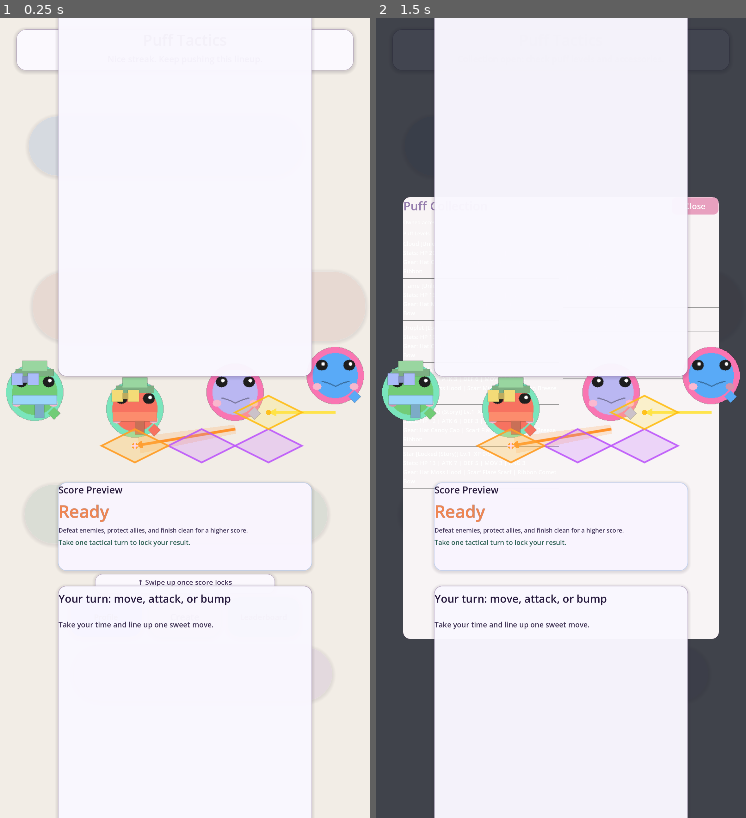
Above: before the commit, frames 1-2 (left to right).
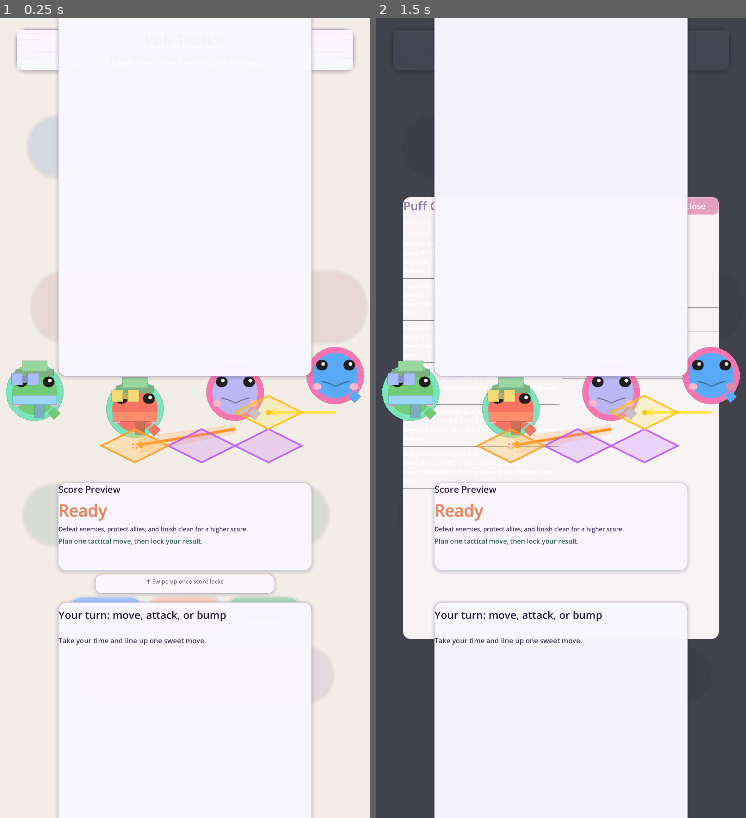
Above: after the commit, the same moments.

Repository: fivestar1103/puff-tactics
Game: Godot game, scene res://src/scenes/feed/FeedMain.tscn
Two runs of this game, one before a commit and one after it. Both use one fixed random seed, a clock stepped at 60 frames per second and the inputs below.
Inputs:
- Up to frame 1 (0.25 s): no input
- Up to frame 2 (1.5 s): click "Profile" at 0.5 s; click "Create" at 1.25 s

The runs differ from the first frame. In frame 1, 2.0% of the frame differs, in the area x 4-96%, y 1-79%; in frame 2, 1.4%.

Commit message:
feat(US-043): Typography hierarchy — title, body, and caption sizes with proper contrast

Diff:
--- a/ralph/prd.json
+++ b/ralph/prd.json
@@ -840,8 +840,8 @@
         "All .gd scripts have no syntax errors"
       ],
       "priority": 43,
-      "passes": false,
-      "notes": "",
+      "passes": true,
+      "notes": "Screenshot analysis on 2026-02-18 showed weak type hierarchy in the feed card: the top copy read washed out, the swipe hint overpowered supporting text, and FAB labels were oversized relative to panel typography. Updated typography-only styling (no protected layout constants) in `src/scripts/feed/feed_main.gd` and `src/scripts/feed/feed_item.gd`: title/subtitle contrast tightened, swipe hint reduced to 18px with low-emphasis alpha (0.62), FAB label sizes set to 20/22/20, status text tuned to 33px headline + 22px detail at 0.90 alpha, and score hierarchy tuned to 29px title + 52px value + 19px breakdown + 21px comparison. Verified parse with `HOME=/tmp godot --headless --path /home/fives/projects/puff-tactics --scene res://src/scenes/feed/FeedMain.tscn --quit`.",
       "dependsOn": [
         "US-042"
       ]
@@ -980,7 +980,7 @@
       ],
       "priority": 50,
       "passes": false,
-      "notes": "Visual QA on 2026-02-18 attached screenshot (portrait 768x1365): map width/centering PASS (~66%), all 25 tiles visible FAIL, 4+ puffs visible PASS (2 player mint/green + 2 enemy pink), puff facial readability PASS, puff overlap PASS, no gap >15% FAIL (top/header->map and map interior dead-zone both oversized), text readability FAIL, no placeholder/debug text FAIL (score preview value looked placeholder), pastel kawaii palette PASS. Style-only remediation (no protected layout constants changed): updated `src/scripts/feed/feed_item.gd` panel typography/contrast, replaced score preview value with player-facing \"Ready\", added richer map-backdrop gradient/pattern/blob decor to reduce dead-space feel, updated `src/scripts/feed/feed_main.gd` header/swipe card contrast and label readability, and updated `src/scripts/core/battle_map.gd` terrain palette + edge highlights so the 5x5 grid reads clearly in feed snapshots. Parse check passed:  …(123 unchanged characters)…
+      "notes": "Visual QA on 2026-02-18 screenshot (portrait 384x768): map width/centering FAIL (~52% and not centered around the full board footprint), all 25 tiles visible FAIL, 4+ puffs visible PASS (2 player mint/green + 2 enemy pink), puff facial readability PASS, puff overlap PASS, no gap >15% FAIL (large top/map dead-zone), text readability FAIL (header/title contrast weak), no debug/placeholder text PASS, pastel kawaii palette PASS. Style-only remediation (no protected layout constants changed): updated `src/scripts/feed/feed_item.gd` map-backdrop card treatment (gradient + isometric pattern + blob polish) and score-preview copy, updated `src/scripts/feed/feed_main.gd` header/swipe contrast plus decorative header texture layers, and updated `src/scripts/core/battle_map.gd` terrain palette + edge highlight contrast so tile silhouettes read cleaner in feed snapshots. Parse check passed:  …(123 unchanged characters)…
       "dependsOn": [
         "US-049"
       ]
--- a/src/scripts/core/battle_map.gd
+++ b/src/scripts/core/battle_map.gd
@@ -84,12 +84,12 @@
 }
 
 const TERRAIN_COLORS: Dictionary = {
-	"cloud": Color(0.78, 0.88, 0.99, 1.0),
-	"high_cloud": Color(0.63, 0.77, 0.98, 1.0),
-	"cotton_candy": Color(0.97, 0.64, 0.84, 1.0),
-	"puddle": Color(0.40, 0.68, 0.95, 1.0),
-	"cliff": Color(0.56, 0.59, 0.73, 1.0),
-	"mushroom": Color(0.79, 0.64, 0.92, 1.0)
+	"cloud": Color(0.72, 0.84, 0.99, 1.0),
+	"high_cloud": Color(0.55, 0.73, 0.98, 1.0),
+	"cotton_candy": Color(0.96, 0.58, 0.82, 1.0),
+	"puddle": Color(0.34, 0.62, 0.93, 1.0),
+	"cliff": Color(0.50, 0.54, 0.71, 1.0),
+	"mushroom": Color(0.75, 0.56, 0.88, 1.0)
 }
 
 @onready var tile_map_layer: TileMapLayer = $TileMapLayer
@@ -236,10 +236,10 @@
 func _draw_diamond_edge_highlights(image: Image, offset_x: int, terrain_type: String) -> void:
 	var half_width: int = TILE_PIXEL_SIZE.x / 2
 	var half_height: int = TILE_PIXEL_SIZE.y / 2
-	var top_edge_color: Color = Color(1.0, 1.0, 1.0, 0.34)
-	var side_edge_color: Color = Color(0.16, 0.14, 0.23, 0.44)
+	var top_edge_color: Color = Color(1.0, 1.0, 1.0, 0.40)
+	var side_edge_color: Color = Color(0.15, 0.12, 0.22, 0.54)
 	if terrain_type == "cliff":
-		side_edge_color = Color(0.15, 0.13, 0.20, 0.56)
+		side_edge_color = Color(0.14, 0.12, 0.20, 0.64)
 
 	for y in range(TILE_PIXEL_SIZE.y):
 		var progress: float
@@ -253,9 +253,13 @@
 
 		_set_terrain_pixel(image, offset_x + left_x, y, side_edge_color)
 		_set_terrain_pixel(image, offset_x + right_x, y, side_edge_color)
+		if left_x + 1 < TILE_PIXEL_SIZE.x:
+			_set_terrain_pixel(image, offset_x + left_x + 1, y, Color(side_edge_color.r, side_edge_color.g, side_edge_color.b, side_edge_color.a * 0.36))
+		if right_x - 1 >= 0:
+			_set_terrain_pixel(image, offset_x + right_x - 1, y, Color(side_edge_color.r, side_edge_color.g, side_edge_color.b, side_edge_color.a * 0.36))
 
 		if y <= half_height:
-			var inner_highlight_alpha: float = lerpf(0.26, 0.06, float(y) / float(maxi(1, half_height)))
+			var inner_highlight_alpha: float = lerpf(0.30, 0.08, float(y) / float(maxi(1, half_height)))
 			var inner_highlight: Color = Color(top_edge_color.r, top_edge_color.g, top_edge_color.b, inner_highlight_alpha)
 			if left_x + 1 < TILE_PIXEL_SIZE.x:
 				_set_terrain_pixel(image, offset_x + left_x + 1, y, inner_highlight)
--- a/src/scripts/feed/feed_item.gd
+++ b/src/scripts/feed/feed_item.gd
@@ -232,8 +232,8 @@
 	_status_label.custom_minimum_size = Vector2(0.0, 78.0)
 	_status_label.horizontal_alignment = HORIZONTAL_ALIGNMENT_LEFT
 	_status_label.vertical_alignment = VERTICAL_ALIGNMENT_CENTER
-	_status_label.add_theme_font_size_override("font_size", 34)
-	_status_label.add_theme_color_override("font_color", Color(0.15, 0.10, 0.24, 1.0))
+	_status_label.add_theme_font_size_override("font_size", 33)
+	_status_label.add_theme_color_override("font_color", Color(0.13, 0.09, 0.22, 1.0))
 	_status_label.add_theme_constant_override("outline_size", 2)
 	_status_label.add_theme_color_override("font_outline_color", Color(1.0, 1.0, 1.0, 0.72))
 	status_layout.add_child(_status_label)
@@ -243,8 +243,8 @@
 	_detail_label.autowrap_mode = TextServer.AUTOWRAP_WORD_SMART
 	_detail_label.horizontal_alignment = HORIZONTAL_ALIGNMENT_LEFT
 	_detail_label.vertical_alignment = VERTICAL_ALIGNMENT_CENTER
-	_detail_label.add_theme_font_size_override("font_size", 23)
-	_detail_label.add_theme_color_override("font_color", Color(0.19, 0.14, 0.28, 0.92))
+	_detail_label.add_theme_font_size_override("font_size", 22)
+	_detail_label.add_theme_color_override("font_color", Color(0.19, 0.14, 0.28, 0.90))
 	_detail_label.add_theme_constant_override("outline_size", 1)
 	_detail_label.add_theme_color_override("font_outline_color", Color(1.0, 1.0, 1.0, 0.58))
 	status_layout.add_child(_detail_label)
@@ -285,7 +285,7 @@
 
 	_score_title_label = Label.new()
 	_score_title_label.horizontal_alignment = HORIZONTAL_ALIGNMENT_LEFT
-	_score_title_label.add_theme_font_size_override("font_size", 30)
+	_score_title_label.add_theme_font_size_override("font_size", 29)
 	_score_title_label.add_theme_color_override("font_color", Color(0.16, 0.11, 0.24, 1.0))
 	_score_title_label.add_theme_constant_override("outline_size", 1)
 	_score_title_label.add_theme_color_override("font_outline_color", Color(1.0, 1.0, 1.0, 0.58))
@@ -294,7 +294,7 @@
 
 	_score_value_label = Label.new()
 	_score_value_label.horizontal_alignment = HORIZONTAL_ALIGNMENT_LEFT
-	_score_value_label.add_theme_font_size_override("font_size", 54)
+	_score_value_label.add_theme_font_size_override("font_size", 52)
 	_score_value_label.add_theme_color_override("font_color", Color(0.94, 0.52, 0.32, 1.0))
 	_score_value_label.add_theme_constant_override("outline_size", 2)
 	_score_value_label.add_theme_color_override("font_outline_color", Color(0.30, 0.18, 0.17, 0.54))
@@ -305,7 +305,7 @@
 	_score_breakdown_label.autowrap_mode = TextServer.AUTOWRAP_WORD_SMART
 	_score_breakdown_label.horizontal_alignment = HORIZONTAL_ALIGNMENT_LEFT
 	_score_breakdown_label.add_theme_font_size_override("font_size", 19)
-	_score_breakdown_label.add_theme_color_override("font_color", Color(0.20, 0.15, 0.30, 0.90))
+	_score_breakdown_label.add_theme_color_override("font_color", Color(0.20, 0.15, 0.30, 0.89))
 	root_layout.add_child(_score_breakdown_label)
 
 	_score_comparison_label = Label.new()
@@ -376,11 +376,11 @@
 	_map_backdrop.add_theme_stylebox_override(
 		"panel",
 		_build_card_stylebox(
-			Color(0.99, 0.98, 0.96, 0.62),
+			Color(0.99, 0.97, 0.96, 0.54),
 			MAP_BACKDROP_RADIUS,
-			Color(Constants.PALETTE_LAVENDER.r, Constants.PALETTE_LAVENDER.g, Constants.PALETTE_LAVENDER.b, 0.22),
-			8,
-			Color(0.16, 0.12, 0.20, 0.08),
+			Color(Constants.PALETTE_LAVENDER.r, Constants.PALETTE_LAVENDER.g, Constants.PALETTE_LAVENDER.b, 0.14),
+			9,
+			Color(0.16, 0.12, 0.20, 0.10),
 			1,
 			2.0
 		)
@@ -420,15 +420,15 @@
 
 	var top_blob: PanelContainer = _build_map_backdrop_blob(
 		"BackdropBlobTop",
-		Color(Constants.PALETTE_LAVENDER.r, Constants.PALETTE_LAVENDER.g, Constants.PALETTE_LAVENDER.b, 0.21)
+		Color(Constants.PALETTE_LAVENDER.r, Constants.PALETTE_LAVENDER.g, Constants.PALETTE_LAVENDER.b, 0.24)
 	)
 	var middle_blob: PanelContainer = _build_map_backdrop_blob(
 		"BackdropBlobMiddle",
-		Color(Constants.PALETTE_SKY.r, Constants.PALETTE_SKY.g, Constants.PALETTE_SKY.b, 0.16)
+		Color(Constants.PALETTE_SKY.r, Constants.PALETTE_SKY.g, Constants.PALETTE_SKY.b, 0.20)
 	)
 	var lower_blob: PanelContainer = _build_map_backdrop_blob(
 		"BackdropBlobLower",
-		Color(Constants.PALETTE_MINT.r, Constants.PALETTE_MINT.g, Constants.PALETTE_MINT.b, 0.16)
+		Color(Constants.PALETTE_MINT.r, Constants.PALETTE_MINT.g, Constants.PALETTE_MINT.b, 0.19)
 	)
 	_map_backdrop.add_child(top_blob)
 	_map_backdrop.add_child(middle_blob)
@@ -438,11 +438,12 @@
 
 func _create_map_backdrop_gradient_texture() -> Texture2D:
 	var gradient: Gradient = Gradient.new()
-	gradient.offsets = PackedFloat32Array([0.0, 0.58, 1.0])
+	gradient.offsets = PackedFloat32Array([0.0, 0.35, 0.72, 1.0])
 	gradient.colors = PackedColorArray([
-		Color(1.0, 0.96, 0.99, 0.84),
-		Color(0.97, 0.97, 1.0, 0.56),
-		Color(0.95, 0.99, 0.97, 0.36)
+		Color(1.0, 0.95, 0.98, 0.88),
+		Color(0.98, 0.95, 1.0, 0.76),
+		Color(0.95, 0.98, 0.99, 0.68),
+		Color(0.94, 0.98, 0.96, 0.58)
 	])
 
 	var gradient_texture: GradientTexture2D = GradientTexture2D.new()
@@ -461,23 +462,56 @@
 	var image: Image = Image.create(width, height, false, Image.FORMAT_RGBA8)
 	image.fill(Color(0.0, 0.0, 0.0, 0.0))
 
-	var stripe_color: Color = Color(1.0, 1.0, 1.0, 0.18)
-	var dot_color: Color = Color(Constants.PALETTE_LAVENDER.r, Constants.PALETTE_LAVENDER.g, Constants.PALETTE_LAVENDER.b, 0.18)
-	for y in range(0, height, 10):
-		for x in range(width):
-			var stripe_y: int = y + int(round(sin(float(x) * 0.08) * 1.5))
-			if stripe_y >= 0 and stripe_y < height:
-				image.set_pixel(x, stripe_y, stripe_color)
-
-	for y in range(14, height, 28):
-		for x in range(12, width, 30):
-			image.set_pixel(x, y, dot_color)
-			if x + 1 < width:
-				image.set_pixel(x + 1, y, dot_color)
-			if y + 1 < height:
-				image.set_pixel(x, y + 1, dot_color)
+	var major_line: Color = Color(Constants.PALETTE_LAVENDER.r, Constants.PALETTE_LAVENDER.g, Constants.PALETTE_LAVENDER.b, 0.24)
+	var minor_line: Color = Color(Constants.PALETTE_SKY.r, Constants.PALETTE_SKY.g, Constants.PALETTE_SKY.b, 0.18)
+	var sparkle_color: Color = Color(1.0, 1.0, 1.0, 0.34)
+
+	var tile_width: int = 58
+	var tile_height: int = 30
+	var half_width: int = tile_width / 2
+	var half_height: int = tile_height / 2
+	var row_step: int = maxi(1, half_height)
+	var row_start: int = -3
+	var row_end: int = int(ceil(float(height) / float(row_step))) + 4
+
+	for row in range(row_start, row_end):
+		var center_y: int = row * row_step
+		var center_x_offset: int = half_width if (row & 1) != 0 else 0
+		var column_start: int = -3
+		var column_end: int = int(ceil(float(width) / float(tile_width))) + 4
+		for column in range(column_start, column_end):
+			var center_x: int = column * tile_width + center_x_offset
+			var edge_color: Color = major_line if ((row + column) % 3 == 0) else minor_line
+			_draw_backdrop_diamond_outline(image, Vector2i(center_x, center_y), half_width, half_height, edge_color)
+
+			if ((row + column) % 5) == 0:
+				_set_backdrop_pixel(image, center_x, center_y, sparkle_color)
+				_set_backdrop_pixel(image, center_x + 1, center_y, Color(sparkle_color.r, sparkle_color.g, sparkle_color.b, 0.22))
+				_set_backdrop_pixel(image, center_x, center_y + 1, Color(sparkle_color.r, sparkle_color.g, sparkle_color.b, 0.22))
 
 	return ImageTexture.create_from_image(image)
+
+
+func _draw_backdrop_diamond_outline(
+	image: Image,
+	center: Vector2i,
+	half_width: int,
+	half_height: int,
+	color: Color
+) -> void:
+	for local_x in range(-half_width, half_width + 1):
+		var normalized_x: float = absf(float(local_x)) / float(maxi(1, half_width))
+		var y_offset: int = int(round((1.0 - normalized_x) * float(half_height)))
+		_set_backdrop_pixel(image, center.x + local_x, center.y - y_offset, color)
+		_set_backdrop_pixel(image, center.x + local_x, center.y + y_offset, color)
+
+
+func _set_backdrop_pixel(image: Image, x: int, y: int, color: Color) -> void:
+	if x < 0 or y < 0:
+		return
+	if x >= image.get_width() or y >= image.get_height():
+		return
+	image.set_pixel(x, y, color)
 
 
 func _build_map_backdrop_blob(name: String, color: Color) -> PanelContainer:
@@ -505,18 +539,18 @@
 
 	var top_blob: PanelContainer = _map_backdrop.get_node_or_null("BackdropBlobTop") as PanelContainer
 	if top_blob != null:
-		top_blob.size = Vector2(_map_backdrop.size.x * 0.60, _map_backdrop.size.y * 0.28)
-		top_blob.position = Vector2(_map_backdrop.size.x * 0.08, _map_backdrop.size.y * 0.05)
+		top_blob.size = Vector2(_map_backdrop.size.x * 0.78, _map_backdrop.size.y * 0.32)
+		top_blob.position = Vector2(_map_backdrop.size.x * 0.08, _map_backdrop.size.y * 0.03)
 
 	var middle_blob: PanelContainer = _map_backdrop.get_node_or_null("BackdropBlobMiddle") as PanelContainer
 	if middle_blob != null:
-		middle_blob.size = Vector2(_map_backdrop.size.x * 0.62, _map_backdrop.size.y * 0.24)
-		middle_blob.position = Vector2(_map_backdrop.size.x * 0.26, _map_backdrop.size.y * 0.36)
+		middle_blob.size = Vector2(_map_backdrop.size.x * 0.70, _map_backdrop.size.y * 0.26)
+		middle_blob.position = Vector2(_map_backdrop.size.x * 0.24, _map_backdrop.size.y * 0.35)
 
 	var lower_blob: PanelContainer = _map_backdrop.get_node_or_null("BackdropBlobLower") as PanelContainer
 	if lower_blob != null:
-		lower_blob.size = Vector2(_map_backdrop.size.x * 0.54, _map_backdrop.size.y * 0.24)
-		lower_blob.position = Vector2(_map_backdrop.size.x * 0.10, _map_backdrop.size.y * 0.64)
+		lower_blob.size = Vector2(_map_backdrop.size.x * 0.64, _map_backdrop.size.y * 0.27)
+		lower_blob.position = Vector2(_map_backdrop.size.x * 0.12, _map_backdrop.size.y * 0.66)
 
 
 func _setup_decision_timeout_timer() -> void:
@@ -1165,7 +1199,7 @@
 	_score_title_label.text = "Score Preview"
 	_score_value_label.text = "Ready"
 	_score_breakdown_label.text = "Defeat enemies, protect allies, and finish clean for a higher score."
-	_score_comparison_label.text = "Take one tactical turn to lock your result."
+	_score_comparison_label.text = "Plan one tactical move, then lock your result."
 	_share_button.visible = false
 	_share_button.disabled = true
 	_share_button.tooltip_text = ""
--- a/src/scripts/feed/feed_main.gd
+++ b/src/scripts/feed/feed_main.gd
@@ -1074,24 +1074,24 @@
 	var create_base: Color = Constants.PALETTE_PEACH.lerp(Constants.PALETTE_PINK, 0.20)
 	var leaderboard_base: Color = Constants.PALETTE_MINT
 
-	VisualTheme.apply_button_theme(profile_button, profile_base, Constants.COLOR_TEXT_DARK, FAB_PROFILE_MIN_SIZE, Constants.FONT_SIZE_BUTTON - 2)
-	VisualTheme.apply_button_theme(create_button, create_base, Constants.COLOR_TEXT_DARK, FAB_CREATE_MIN_SIZE, Constants.FONT_SIZE_BUTTON + 3)
-	VisualTheme.apply_button_theme(leaderboard_button, leaderboard_base, Constants.COLOR_TEXT_DARK, FAB_LEADERBOARD_MIN_SIZE, Constants.FONT_SIZE_BUTTON - 2)
+	VisualTheme.apply_button_theme(profile_button, profile_base, Constants.COLOR_TEXT_DARK, FAB_PROFILE_MIN_SIZE, 20)
+	VisualTheme.apply_button_theme(create_button, create_base, Constants.COLOR_TEXT_DARK, FAB_CREATE_MIN_SIZE, 22)
+	VisualTheme.apply_button_theme(leaderboard_button, leaderboard_base, Constants.COLOR_TEXT_DARK, FAB_LEADERBOARD_MIN_SIZE, 20)
 	_apply_fab_elevation(profile_button, profile_base)
 	_apply_fab_elevation(create_button, create_base, true)
 	_apply_fab_elevation(leaderboard_button, leaderboard_base)
 
 
 func _style_header_labels() -> void:
-	VisualTheme.apply_label_theme(title_label, Constants.FONT_SIZE_TITLE + 10, Color(0.14, 0.09, 0.23, 1.0))
-	VisualTheme.apply_label_theme(subtitle_label, Constants.FONT_SIZE_SUBTITLE + 5, Color(0.18, 0.12, 0.28, 0.98))
-	VisualTheme.apply_label_theme(swipe_hint_label, Constants.FONT_SIZE_BODY + 4, Color(0.22, 0.15, 0.31, 0.88))
+	VisualTheme.apply_label_theme(title_label, Constants.FONT_SIZE_TITLE + 8, Color(0.10, 0.07, 0.18, 1.0))
+	VisualTheme.apply_label_theme(subtitle_label, Constants.FONT_SIZE_SUBTITLE + 4, Color(0.15, 0.10, 0.24, 0.96))
+	VisualTheme.apply_label_theme(swipe_hint_label, Constants.FONT_SIZE_BODY, Color(0.19, 0.13, 0.28, 0.68))
 	title_label.add_theme_constant_override("outline_size", 4)
-	title_label.add_theme_color_override("font_outline_color", Color(1.0, 1.0, 1.0, 0.82))
+	title_label.add_theme_color_override("font_outline_color", Color(1.0, 1.0, 1.0, 0.88))
 	subtitle_label.add_theme_constant_override("outline_size", 2)
-	subtitle_label.add_theme_color_override("font_outline_color", Color(1.0, 1.0, 1.0, 0.70))
+	subtitle_label.add_theme_color_override("font_outline_color", Color(1.0, 1.0, 1.0, 0.74))
 	swipe_hint_label.add_theme_constant_override("outline_size", 1)
-	swipe_hint_label.add_theme_color_override("font_outline_color", Color(1.0, 1.0, 1.0, 0.78))
+	swipe_hint_label.add_theme_color_override("font_outline_color", Color(1.0, 1.0, 1.0, 0.56))
 	swipe_hint_label.text = "↑ Swipe up once score locks"
 
 
@@ -1140,11 +1140,11 @@
 		_header_panel.add_theme_stylebox_override(
 			"panel",
 			_build_rounded_shadow_stylebox(
-				Color(0.99, 0.98, 1.0, 0.97),
+				Color(0.99, 0.98, 1.0, 0.98),
 				30,
-				Color(Constants.PALETTE_LAVENDER.r, Constants.PALETTE_LAVENDER.g, Constants.PALETTE_LAVENDER.b, 0.50),
+				Color(Constants.PALETTE_LAVENDER.r, Constants.PALETTE_LAVENDER.g, Constants.PALETTE_LAVENDER.b, 0.56),
 				12,
-				Color(0.14, 0.12, 0.19, 0.15)
+				Color(0.14, 0.12, 0.19, 0.16)
 			)
 		)
 		top_margin.add_child(_header_panel)
@@ -1154,6 +1154,8 @@
 		_header_panel.offset_right = 8.0
 		_header_panel.offset_top = -4.0
 		_header_panel.offset_bottom = 8.0
+
+	_build_header_panel_decor()
 
 	if _ambient_blobs.is_empty():
 		for blob_spec in AMBIENT_BLOB_LAYOUTS:
@@ -1175,6 +1177,81 @@
 			_ambient_blobs.append(blob)
 
 	_layout_visual_atmosphere()
+
+
+func _build_header_panel_decor() -> void:
+	if _header_panel == null:
+		return
+	if _header_panel.get_node_or_null("HeaderGradient") != null:
+		return
+
+	var gradient_rect: TextureRect = TextureRect.new()
+	gradient_rect.name = "HeaderGradient"
+	gradient_rect.mouse_filter = Control.MOUSE_FILTER_IGNORE
+	gradient_rect.texture = _create_header_panel_gradient_texture()
+	gradient_rect.stretch_mode = TextureRect.STRETCH_SCALE
+	gradient_rect.expand_mode = TextureRect.EXPAND_IGNORE_SIZE
+	gradient_rect.modulate = Color(1.0, 1.0, 1.0, 0.95)
+	gradient_rect.set_anchors_preset(Control.PRESET_FULL_RECT)
+	_header_panel.add_child(gradient_rect)
+	_header_panel.move_child(gradient_rect, 0)
+
+	var pattern_rect: TextureRect = TextureRect.new()
+	pattern_rect.name = "HeaderPattern"
+	pattern_rect.mouse_filter = Control.MOUSE_FILTER_IGNORE
+	pattern_rect.texture = _create_header_panel_pattern_texture()
+	pattern_rect.stretch_mode = TextureRect.STRETCH_SCALE
+	pattern_rect.expand_mode = TextureRect.EXPAND_IGNORE_SIZE
+	pattern_rect.modulate = Color(1.0, 1.0, 1.0, 0.52)
+	pattern_rect.set_anchors_preset(Control.PRESET_FULL_RECT)
+	_header_panel.add_child(pattern_rect)
+	_header_panel.move_child(pattern_rect, 1)
+
+
+func _create_header_panel_gradient_texture() -> Texture2D:
+	var gradient: Gradient = Gradient.new()
+	gradient.offsets = PackedFloat32Array([0.0, 0.5, 1.0])
+	gradient.colors = PackedColorArray([
+		Color(1.0, 0.96, 0.99, 0.92),
+		Color(0.97, 0.95, 1.0, 0.76),
+		Color(0.96, 0.99, 1.0, 0.66)
+	])
+
+	var gradient_texture: GradientTexture2D = GradientTexture2D.new()
+	gradient_texture.gradient = gradient
+	gradient_texture.fill = GradientTexture2D.FILL_LINEAR
+	gradient_texture.fill_from = Vector2(0.5, 0.0)
+	gradient_texture.fill_to = Vector2(0.5, 1.0)
+	gradient_texture.width = 4
+	gradient_texture.height = 128
+	return gradient_texture
+
+
+func _create_header_panel_pattern_texture() -> Texture2D:
+	var width: int = 256
+	var height: int = 128
+	var image: Image = Image.create(width, height, false, Image.FORMAT_RGBA8)
+	image.fill(Color(0.0, 0.0, 0.0, 0.0))
+
+	var wave_color: Color = Color(Constants.PALETTE_LAVENDER.r, Constants.PALETTE_LAVENDER.g, Constants.PALETTE_LAVENDER.b, 0.18)
+	var dot_color: Color = Color(Constants.PALETTE_SKY.r, Constants.PALETTE_SKY.g, Constants.PALETTE_SKY.b, 0.18)
+
+	for y in range(10, height, 20):
+		for x in range(width):
+			var wave_y: int = y + int(round(sin(float(x) * 0.06) * 2.0))
+			if wave_y >= 0 and wave_y < height:
+				image.set_pixel(x, wave_y, wave_color)
+
+	for y in range(12, height, 24):
+		for x in range(10, width, 26):
+			if x < width and y < height:
+				image.set_pixel(x, y, dot_color)
+			if x + 1 < width:
+				image.set_pixel(x + 1, y, Color(dot_color.r, dot_color.g, dot_color.b, 0.12))
+			if y + 1 < height:
+				image.set_pixel(x, y + 1, Color(dot_color.r, dot_color.g, dot_color.b, 0.12))
+
+	return ImageTexture.create_from_image(image)
 
 
 func _layout_visual_atmosphere() -> void:
Not shown, changed: progress.txt
Not shown, changed: AGENTS.md
